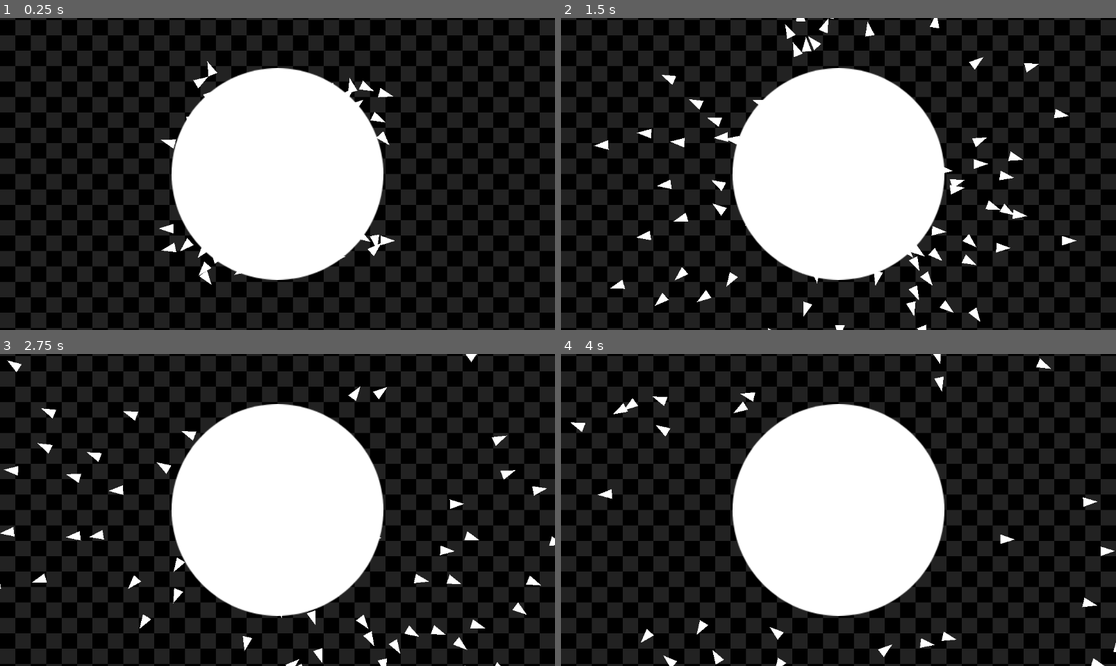
Above: before the commit, frames 1-4 (two rows, left to right).
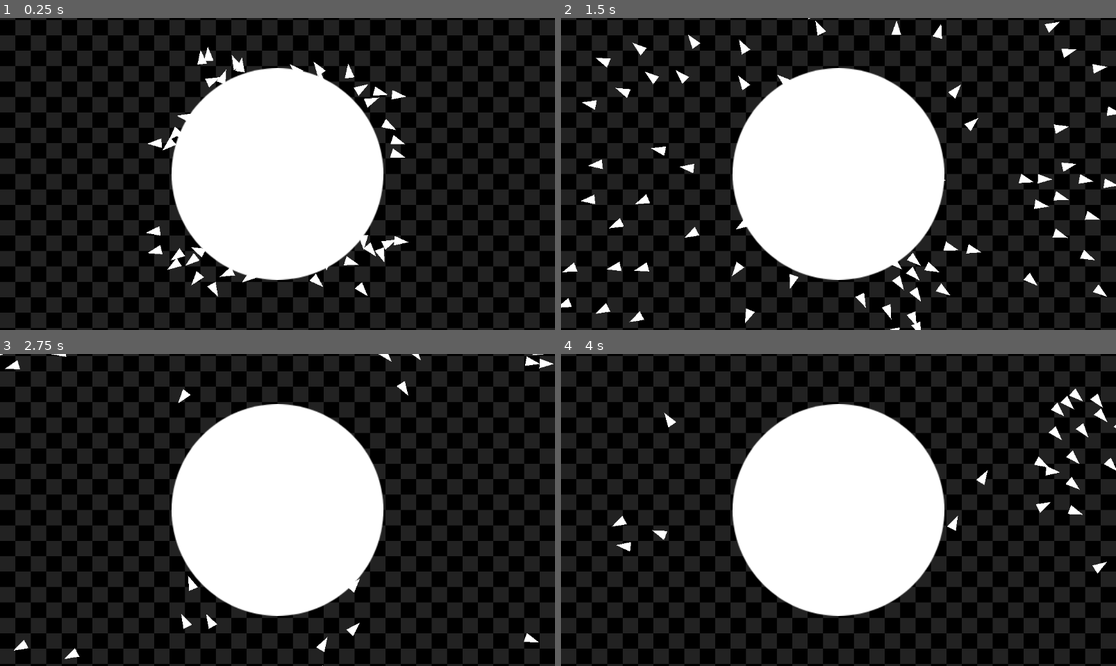
Above: after the commit, the same moments.

Repository: TomXiYuan/2D-Boids-Simulation
Game: Godot game, scene res://scenes/world.tscn
Two runs of this game, one before a commit and one after it. Both use one fixed random seed, a clock stepped at 60 frames per second and the inputs below.
Inputs (mouse positions are in pixels of both pictures, inside the frame that each line leads up to):
- Up to frame 1 (0.25 s): no input
- Up to frame 2 (1.5 s): move the mouse to (960, 158) at 0.52 s; click (960, 158) at 0.67 s; drag from (727, 189) to (810, 236) at 1.27 s
- Up to frame 3 (2.75 s): move the mouse to (333, 441) at 2.02 s; click (333, 441) at 2.17 s
- Up to frame 4 (4 s): drag from (810, 572) to (672, 463) at 2.77 s; move the mouse to (1005, 556) at 3.52 s; click (1005, 556) at 3.67 s

The runs differ from the first frame. In frame 1, 2.2% of the frame differs, in the area x 26-74%, y 9-90%; in frame 2, 5.0%, in the area x 0-100%, y 0-100%; in frame 3, 2.6%; in frame 4, 2.0%.

Commit message:
Reduce boid jittering

Diff:
--- a/scenes/boid.tscn
+++ b/scenes/boid.tscn
@@ -4,5 +4,5 @@
 
 [node name="Boid" type="Node2D"]
 script = ExtResource("1_n4whh")
-maxViewDst = 200.0
-a = 2.5
+maxViewDst = 300.0
+a = 10.0
--- a/scenes/obstacle.tscn
+++ b/scenes/obstacle.tscn
@@ -3,7 +3,7 @@
 [ext_resource type="Texture2D" uid="uid://bb15v0k2fc1pg" path="res://assets/CircleSprite.png" id="1_7ukg5"]
 
 [sub_resource type="CircleShape2D" id="CircleShape2D_drdry"]
-radius = 255.04901
+radius = 222.0563
 
 [node name="Obstacle" type="RigidBody2D"]
 gravity_scale = 0.0
@@ -12,6 +12,6 @@
 shape = SubResource("CircleShape2D_drdry")
 
 [node name="Sprite2D" type="Sprite2D" parent="."]
-position = Vector2(1.5258789e-05, 1.5258789e-05)
+position = Vector2(9.094947e-13, 9.094947e-13)
 scale = Vector2(1.716797, 1.716797)
 texture = ExtResource("1_7ukg5")
--- a/scenes/world.tscn
+++ b/scenes/world.tscn
@@ -21,13 +21,14 @@
 [node name="BoidManager" type="Node" parent="." node_paths=PackedStringArray("boidContainer")]
 script = ExtResource("3_4wyf3")
 spawnRadius = 30.0
-radius = 60.0
+radius = 75.0
 region = Rect2(-200, -200, 400, 400)
-maxSpeed = 5.0
-maxForce = 0.05
-s = 1.2
-c = 0.7
-a = 0.7
+n = 150
+maxSpeed = 6.0
+maxForce = 5.0
+s = 1.15
+c = 0.9
+a = 1.0
 boidContainer = NodePath("../BoidContainer")
 
 [node name="BoidContainer" type="Node" parent="."]
--- a/scripts/boid.gd
+++ b/scripts/boid.gd
@@ -2,37 +2,40 @@
 
 class_name Boid
 
+var targetVelocity : Vector2
 var velocity : Vector2
 var acc : Vector2
 
 var maxSpeed : float
-var minSpeed : float = 2.0
+var minSpeed : float = 4.0
 
-@export var sideRayCount : int = 4
+@export var sideRayCount : int = 10
 @export var raySpreadAngle : float = deg_to_rad(90.0)
 @export var maxViewDst := 100.0
 
 @export var obstacleMask : int = 1
-@export var a := 0.01
+@export var a := 10.0
 
-var previousRotation : float
+@export var smoothing: float = 1.5
 
 # Called when the node enters the scene tree for the first time.
 func _ready() -> void:
 	self.add_to_group("boids")
 
-func update() -> void:
-	acc += avoid()
-	velocity += acc
+func update(delta: float) -> void:
+	var avoidAcc = avoid()
+	targetVelocity = velocity.normalized() * maxSpeed
+	targetVelocity += acc + avoidAcc
+
+	velocity = velocity.lerp(targetVelocity, 1.0 - exp(-smoothing * delta))
+	if velocity.length() > maxSpeed:
+		velocity = velocity.limit_length(maxSpeed)
+	elif velocity.length() < minSpeed:
+		velocity = velocity.normalized() * minSpeed
+
 	position += velocity
 	_wrap()
 	queue_redraw()
-
-	if velocity.length() > 0 and velocity.length() < minSpeed:
-		velocity = velocity.normalized() * minSpeed
-	else:
-		velocity = velocity.limit_length(maxSpeed)
-
 	acc = Vector2.ZERO
 
 func _wrap() -> void:
@@ -66,16 +69,7 @@
 	var state = get_world_2d().direct_space_state
 	var forwardDir = velocity.normalized()
 
-	var results : Array[Dictionary] = [
-		castRay(state, forwardDir),\
-		castRay(state, forwardDir.rotated(deg_to_rad(5.0))),\
-		castRay(state, forwardDir.rotated(deg_to_rad(-5.0)))\
-	]
-
-	var forwardResult : Dictionary
-	for result in results:
-		if not result.is_empty():
-			forwardResult = result
+	var forwardResult := castRay(state, forwardDir)
 
 	if forwardResult.is_empty():
 		return Vector2.ZERO
@@ -88,7 +82,7 @@
 
 	for i in range(1, sideRayCount + 1):
 		var angle = angleStep * i
-
+		# There is probably a way to reduce repeated blocks
 		var rightDir = forwardDir.rotated(angle)
 		var rightResult = castRay(state, rightDir)
 		if rightResult.is_empty():
@@ -112,7 +106,9 @@
 
 	var target = chosenDir * maxSpeed
 	var steer = target - velocity
-	steer = steer.limit_length(0.1)
+
+	# TODO: Create a variable for steer limit
+	steer = steer.limit_length(5.0)
 
 	return steer * a * strength
 
--- a/scripts/boid_manager.gd
+++ b/scripts/boid_manager.gd
@@ -34,7 +34,7 @@
 	cohere()
 	align()
 	for boid in boids:
-		boid.update()
+		boid.update(delta)
 
 func spawnBoids() -> void:
 	var coordinates : Array[Vector2] = sampler.generatePoints(spawnRadius, region)
@@ -99,7 +99,7 @@
 
 func align() -> void:
 	for i in boids.size():
-		var target : Vector2
+		var target : Vector2 = Vector2.ZERO
 		var total : int = 0
 		for j in boids.size():
 			if i == j:
